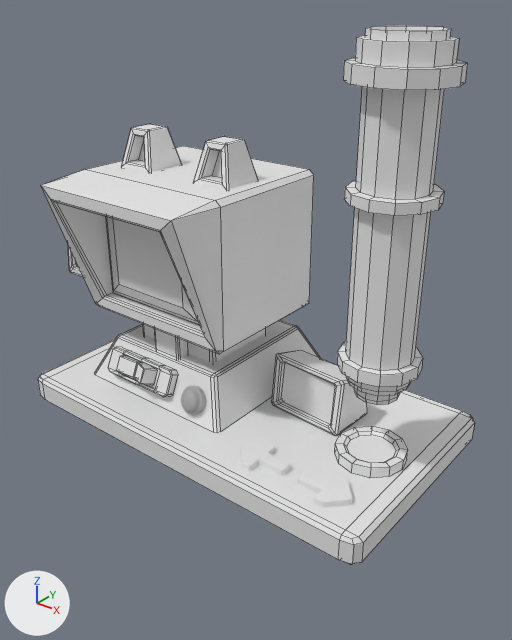
One commit to the FBX model Assets/_Project/Art/Models/Client_Setup.fbx: the scene before it, then after it.
The view is the same before and after, from a camera (50 mm lens) standing at (5.72, -0.72, 7.75) and looking at (0.24, 6.14, 3.5). Lighting does not change. The marker at lower left points along +X, +Y and +Z. The first picture is the older version. Mesh edges are drawn as thin lines on the coarser meshes. Where no turn or scale is listed for an object, it has been applied to the vertices. Vertices at exactly the same position are counted once.

Names of what the first picture shows: 'Clients_Screens', 'Escape_Tube', 'Left_Button_desk', 'Right_Button_desk', 'SwitchButton', 'Wait_machine' and 1 more.
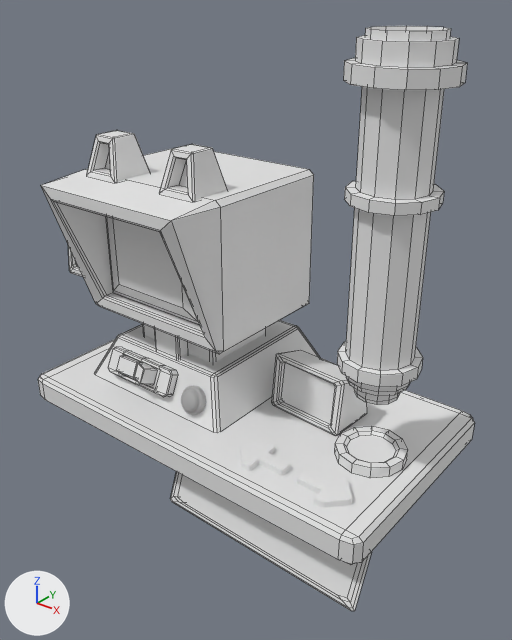
Location of each change, (x1, y1, x2, y2) in pixels of the pictures (512 x 640 px; the box of a moved part takes in the faces that stretch with it):
'Clients_Screens', reshaped: before (76, 143, 335, 424); after (76, 154, 335, 424)
'Wait_machine.001', added: after (170, 471, 372, 611)
    faces in mat_screens (white #e7e7e7): (178, 475, 357, 598)
    faces in mat_carcass (white #e7e7e7): (170, 471, 372, 611)
part 1 of me_cube_023, moved or reshaped: before (139, 143, 145, 161); after (105, 154, 110, 169)
part 2 of me_cube_023, moved or reshaped: before (212, 151, 222, 177); after (179, 160, 188, 187)
part 3 of me_cube_019, moved or reshaped: before (122, 124, 182, 172); after (87, 130, 150, 183)
part 4 of me_cube_019, moved or reshaped: before (194, 136, 258, 189); after (159, 144, 227, 202)

The change, as a list of edits to the scene's bpy script:
```text
Change me_cube_019:
    where me_cube_019.from_pydata(...)  # 676 vertices, 574 faces; spans x -3.23..2.9, y 4.57..7.84, z 1.77..7.2
    used by ob_wait_machine; location = (0.0, 0.0, 0.0)
    me_cube_019 part 3: the loose piece of 40 vertices spanning x -1.95..-1.34, y 5.82..6.46, z 5.33..5.88 is moved by (0.0, -0.61, 0.0)
    me_cube_019 part 4: the loose piece of 40 vertices spanning x -0.56..0.04, y 5.82..6.46, z 5.33..5.88 is moved by (0.0, -0.61, 0.0)
Change me_cube_023:
    where me_cube_023.from_pydata(...)  # 36 vertices, 13 faces; spans x -3.12..1.51, y 5.32..6.35, z 2.26..5.73
    used by ob_clients_screens; location = (0.0, 0.0, 0.0)
    me_cube_023 part 1: the loose piece of 4 vertices spanning x -1.79..-1.49, y 6.04..6.11, z 5.42..5.73 is moved by (0.0, -0.61, 0.0)
    me_cube_023 part 2: the loose piece of 4 vertices spanning x -0.41..-0.11, y 6.04..6.11, z 5.42..5.73 is moved by (0.0, -0.61, 0.0)
Add me_cube_020:
    me_cube_020.from_pydata(...)  # 40 vertices, 34 faces; spans x -1.59..1.55, y -0.29..0.17, z -0.35..0.44
    # faces by material slot: [1, 33]
    me_cube_020.materials.append(mat_screens)  # white #e7e7e7
    me_cube_020.materials.append(mat_carcass)  # white #e7e7e7
Add ob_wait_machine_001:
    ob_wait_machine_001 = bpy.data.objects.new('Wait_machine.001', me_cube_020)
    ob_wait_machine_001.location = (1.32, 5.01, 1.33)
```
